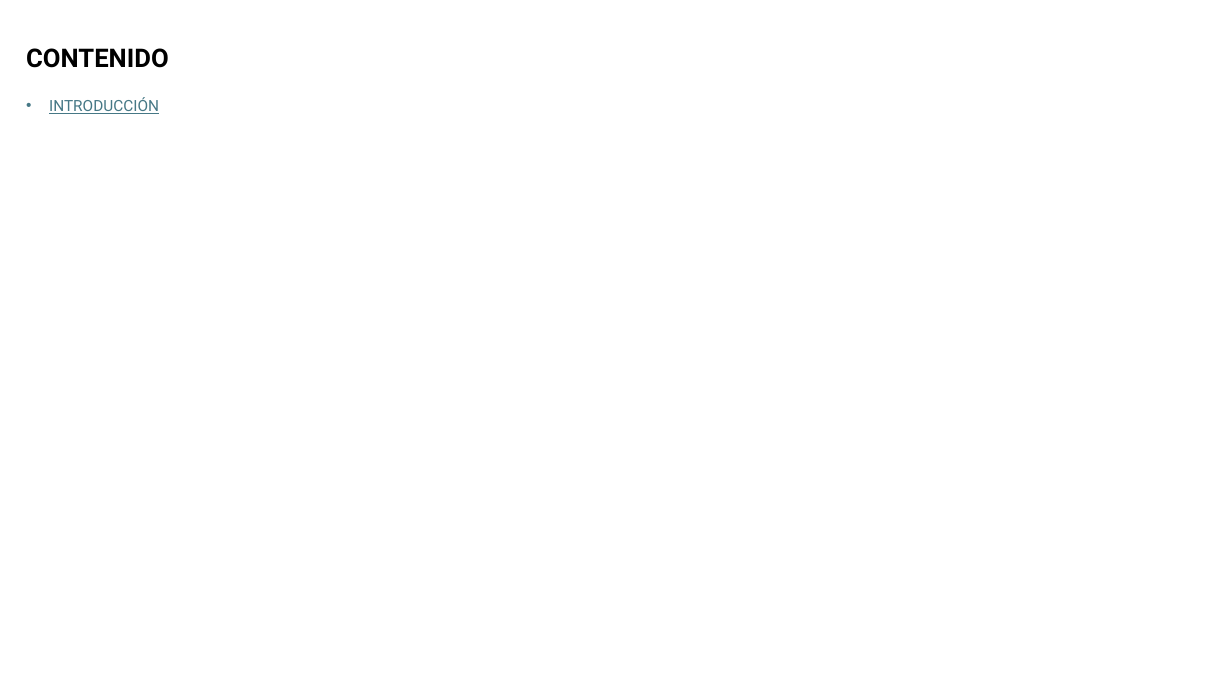
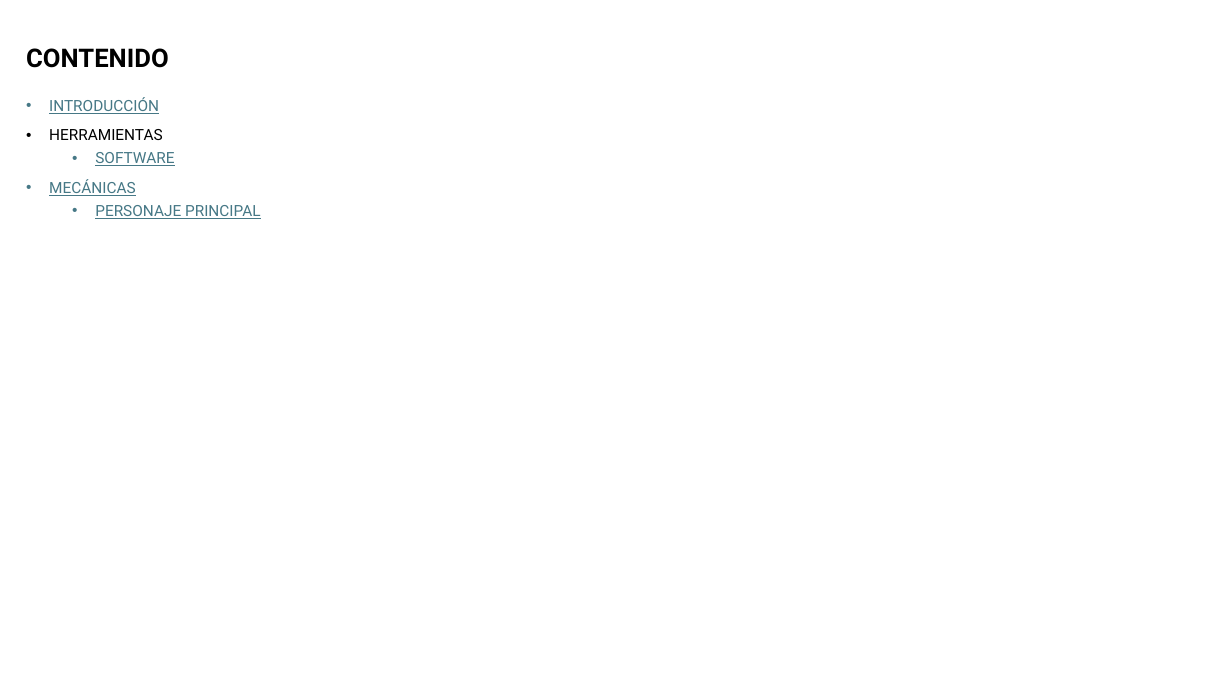
Before and after one commit to gaitanivan/Platformer-Game, a slide deck: slide 2 of docs/DOCUMENTO DE DISEÑO.pptx. Drawn at 1232x693 pixels with LibreOffice and Linux fonts; fonts in the diff are those of the drawing. Boxes give left, top, right and bottom in pixels: in the first picture for what was removed or moved away, otherwise in the second. Text is boxed around its words. In the diff, an @@ line names an element or a change of style, - is before the commit and + after.

```diff
--- a/docs/DOCUMENTO DE DISEÑO.pptx
+++ b/docs/DOCUMENTO DE DISEÑO.pptx
@@ text at [49, 129, 260, 219]: paragraphs added @@
+• HERRAMIENTAS
+  • SOFTWARE
+• MECÁNICAS
+  • PERSONAJE PRINCIPAL
```
Also in this commit, not shown: 12 slides added, 25 other files.
